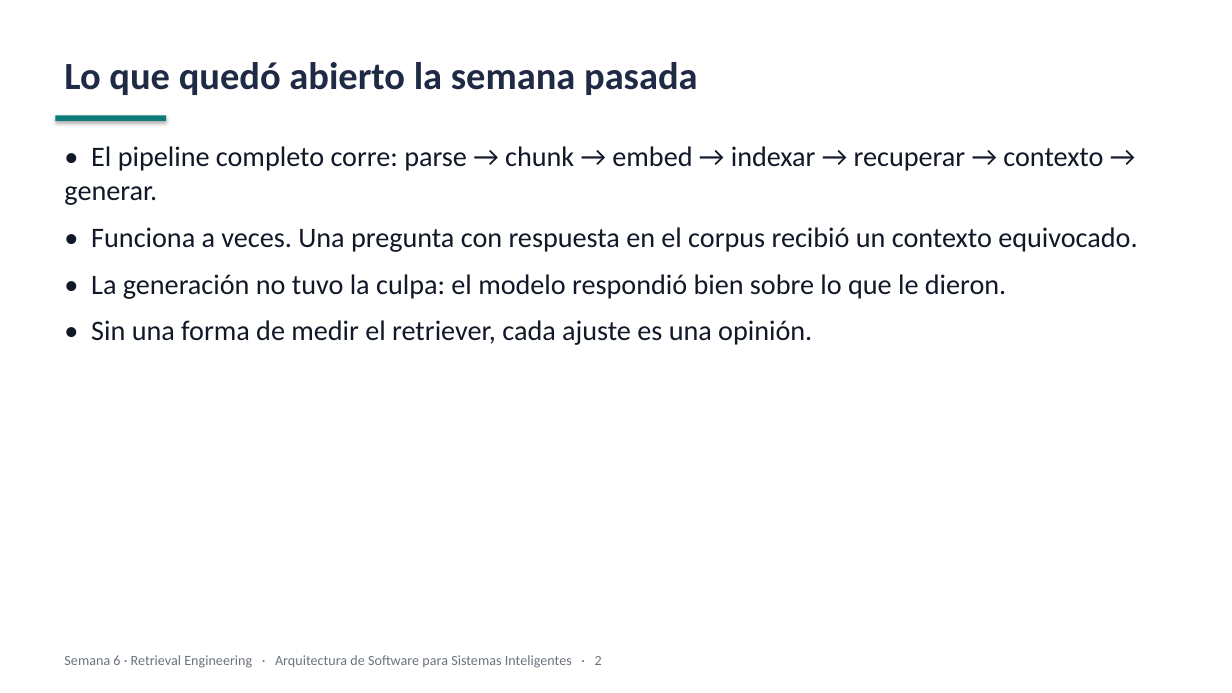
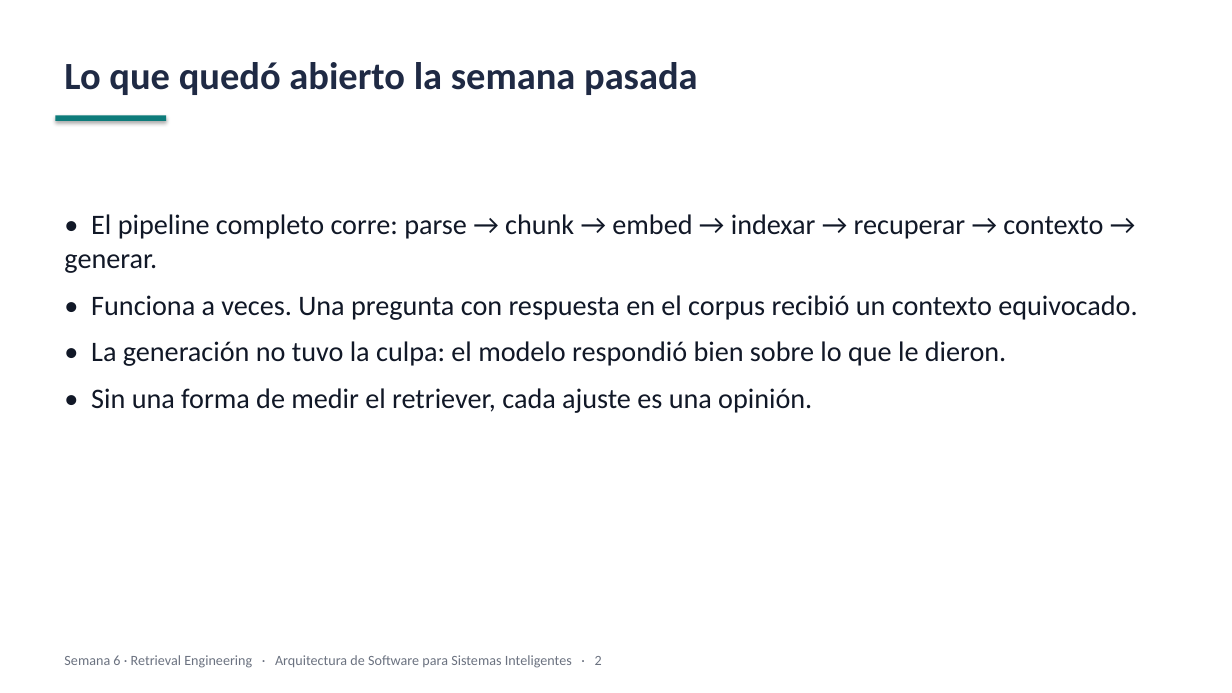
Before and after one commit to JunBarrs24/itm-maestria-llms, a slide deck: slide 2 of week-06/slides/week-06-slides.pptx. Drawn at 1232x693 pixels with LibreOffice and Linux fonts; fonts in the diff are those of the drawing. Boxes give left, top, right and bottom in pixels: in the first picture for what was removed or moved away, otherwise in the second. Text is boxed around its words. In the diff, an @@ line names an element or a change of style, - is before the commit and + after.

```diff
--- a/week-06/slides/week-06-slides.pptx
+++ b/week-06/slides/week-06-slides.pptx
@@ text "• El pipeline completo corre: ...": place and size @@
-text "• El pipeline completo corre: ..." at (64, 146, 1137, 345)
+text "• El pipeline completo corre: ..." at (64, 214, 1137, 413)
```
Also in this commit, not shown: 14 other slides changed, 1 slide added, 7 slides removed, 51 other files.
